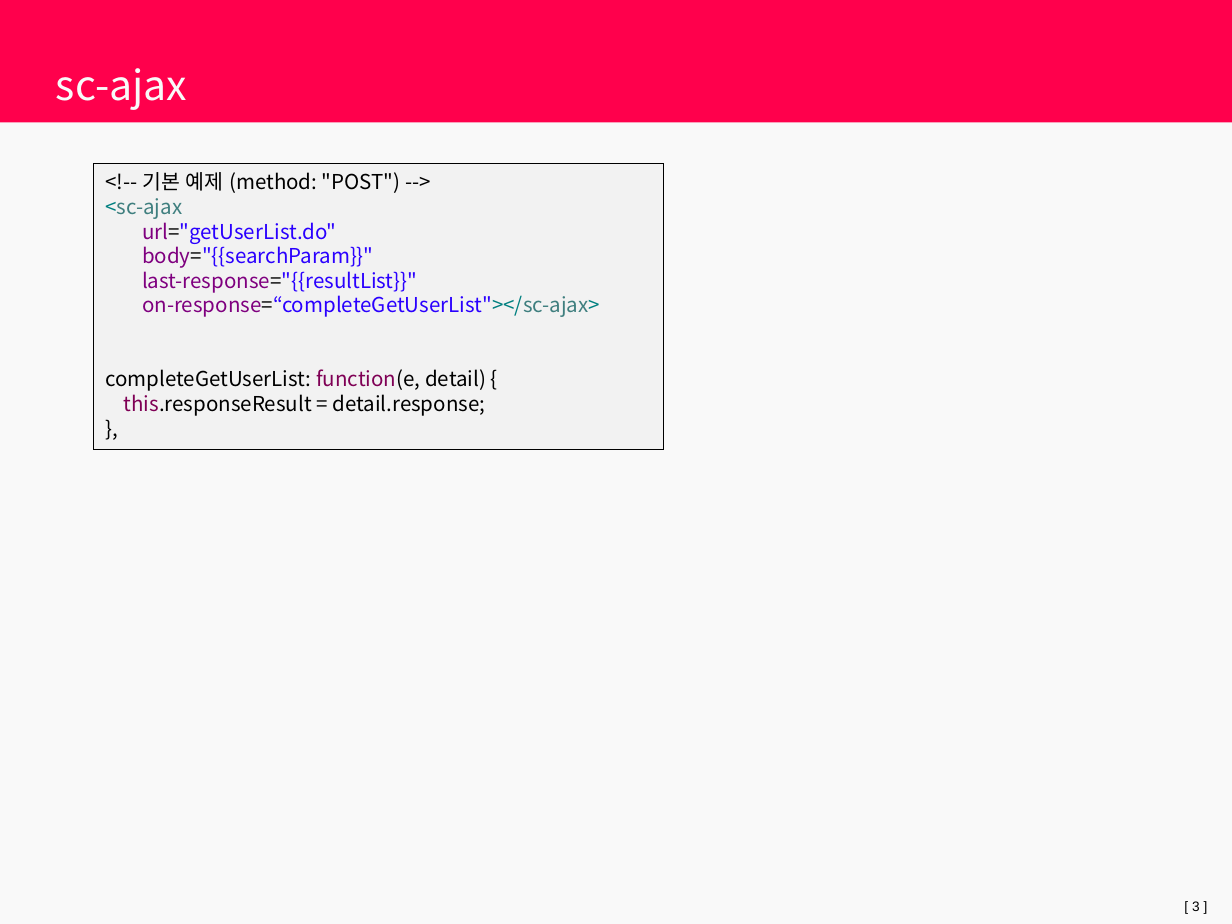
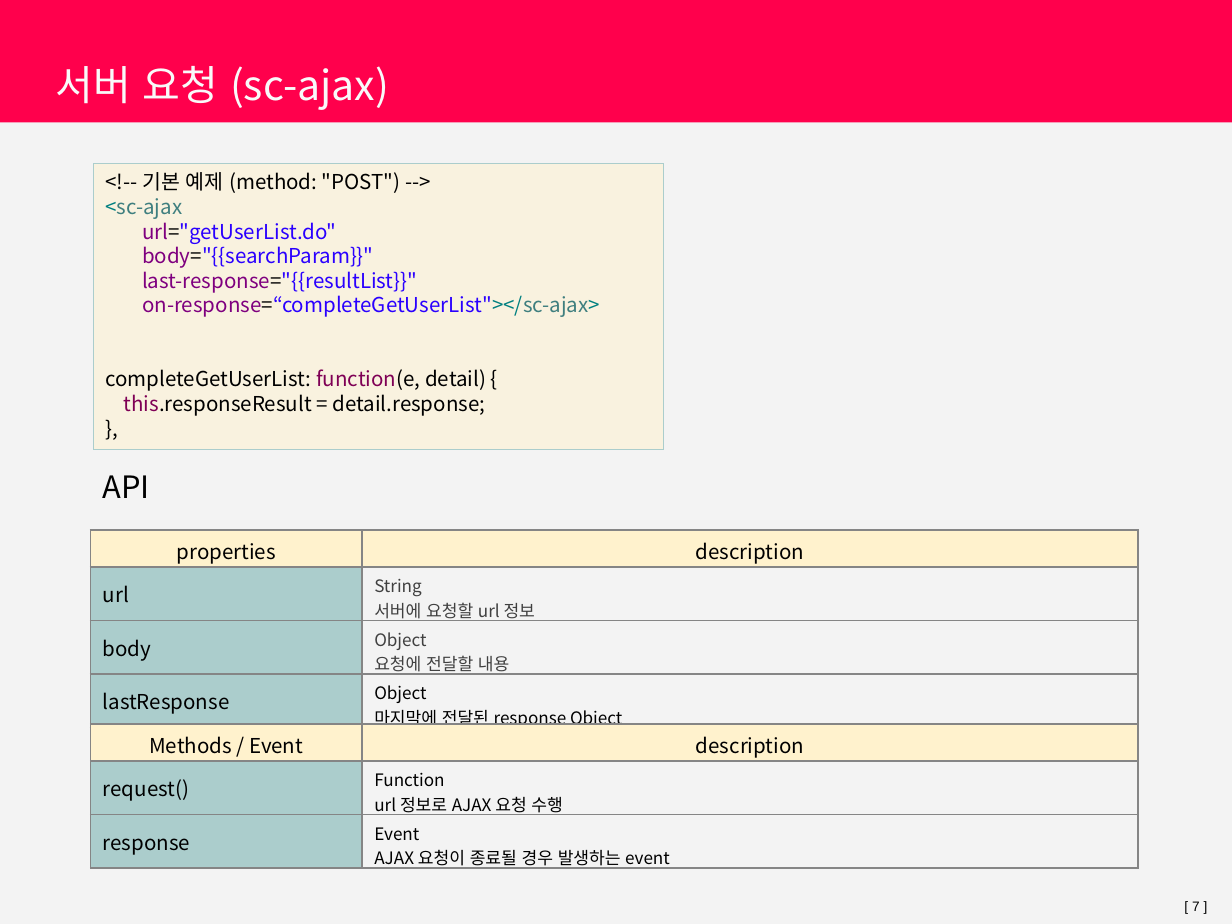
Before and after one commit to wasa-bee/smartsuite9.1_video_edu, a slide deck: slide 7 of 03 SMARTsuite9.1.pptx (slide 3 before the commit). Drawn at 1232x924 pixels with LibreOffice and Linux fonts; fonts in the diff are those of the drawing; background and template pictures are left out. Boxes give left, top, right and bottom in pixels: in the first picture for what was removed or moved away, otherwise in the second. Text is boxed around its words. In the diff, an @@ line names an element or a change of style, - is before the commit and + after.

```diff
--- a/03 SMARTsuite9.1.pptx
+++ b/03 SMARTsuite9.1.pptx
@@ background #F9F9F9 to #F3F3F3 @@
@@ text at [56, 66, 389, 110]: text changed @@
-sc-ajax
+서버 요청 (sc-ajax)
@@ rectangle "<!-- 기본 예제 (method: "POST") ..." at [94, 163, 664, 448]: fill #F2F2F2 to #FFF2CD at 50% opacity; outline #000000 0.75 pt to #ABCDCC 0.75 pt @@
@@ text added at [103, 475, 150, 498], 18 pt, text #000000 @@
+API
@@ table added at [90, 530, 1137, 729], 4 rows, 2 columns @@
+properties | description
+url | String / 서버에 요청할 url 정보
+body | Object / 요청에 전달할 내용
+lastResponse | Object / 마지막에 전달된 response Object
@@ table added at [90, 724, 1137, 873], 3 rows, 2 columns @@
+Methods / Event | description
+request() | Function / url 정보로 AJAX 요청 수행
+response | Event / AJAX 요청이 종료될 경우 발생하는 event
@@ page number at [1192, 901, 1200, 911]: text changed @@
-[ 3 ]
+[ 7 ]
```
Also in this commit, not shown: 2 other slides changed, 13 slides added, 6 slides removed, 2 other files.
